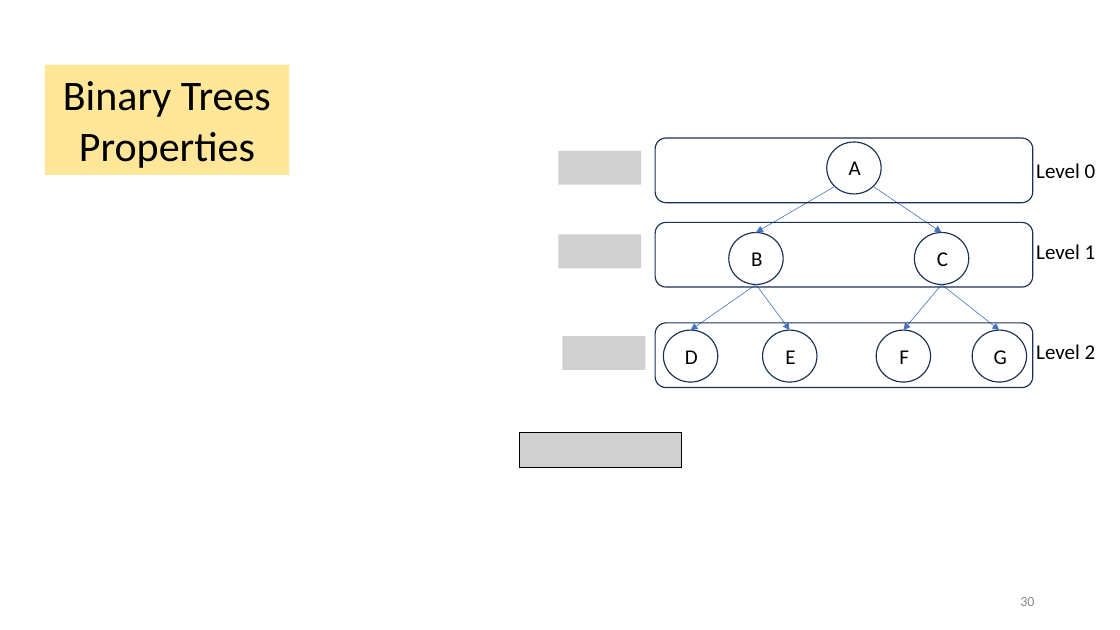
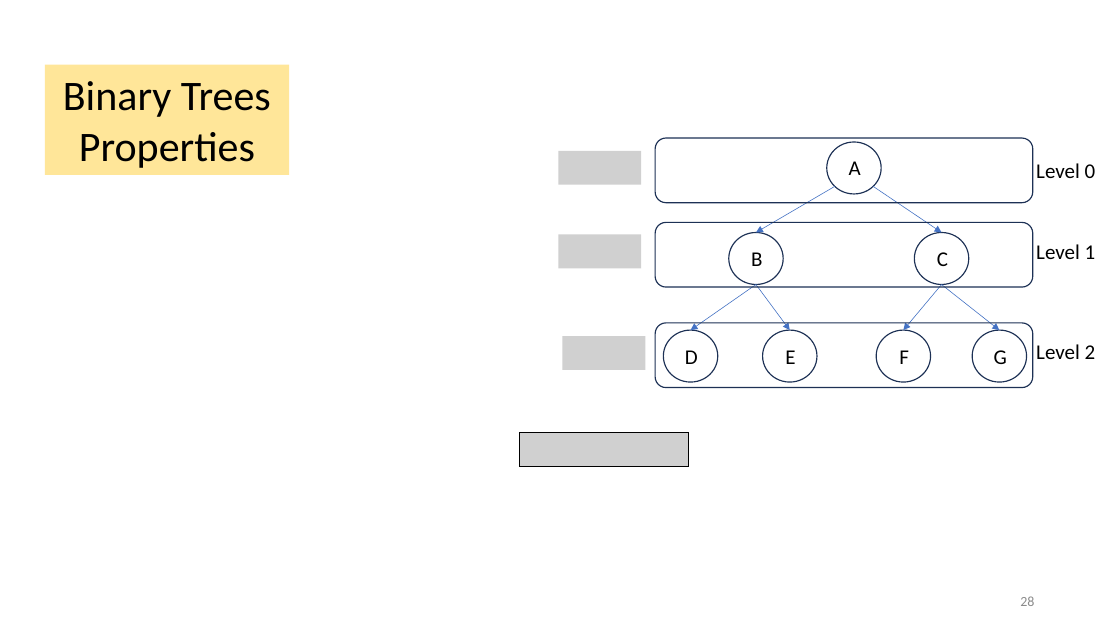
Before and after one commit to vinn03/cmpt225summer2023, a slide deck: slide 28 of lecture_notes/week6/week6_trees.pptx (slide 30 before the commit). Drawn at 1120x630 pixels with LibreOffice and Linux fonts; fonts in the diff are those of the drawing; grey boxes stand for pictures. Boxes give left, top, right and bottom in pixels: in the first picture for what was removed or moved away, otherwise in the second. Text is boxed around its words. In the diff, an @@ line names an element or a change of style, - is before the commit and + after.

```diff
--- a/lecture_notes/week6/week6_trees.pptx
+++ b/lecture_notes/week6/week6_trees.pptx
@@ picture: place and size @@
-picture at box(519, 433, 681, 467)
+picture at box(519, 433, 688, 466)
@@ page number at box(1020, 596, 1034, 606): text changed @@
-30
+28
```
Also in this commit, not shown: 10 other slides changed, 2 slides removed, 1 other file.
